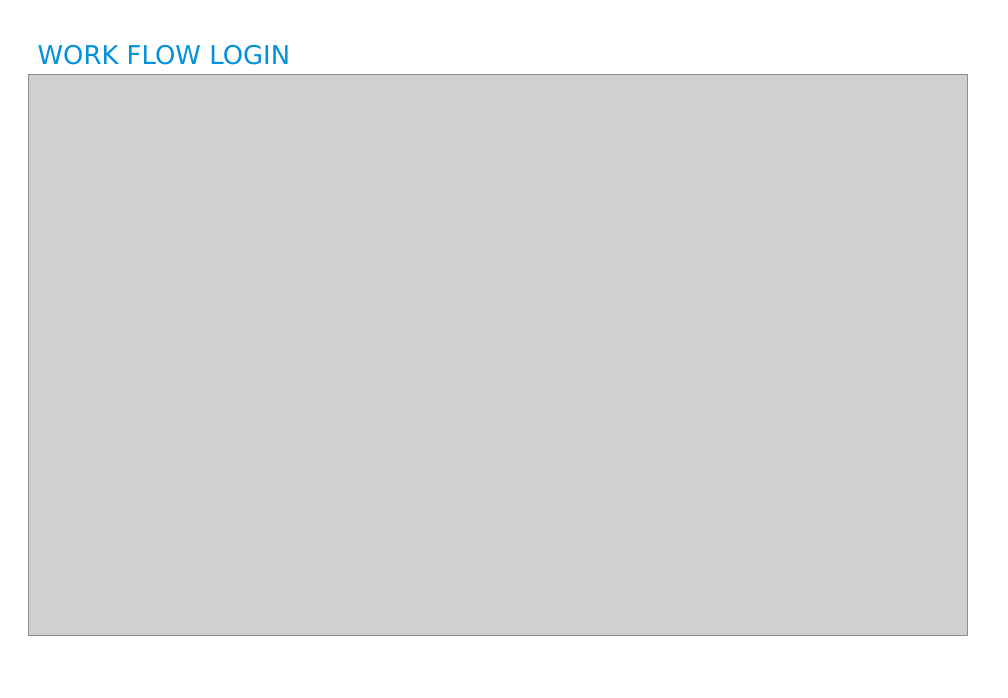
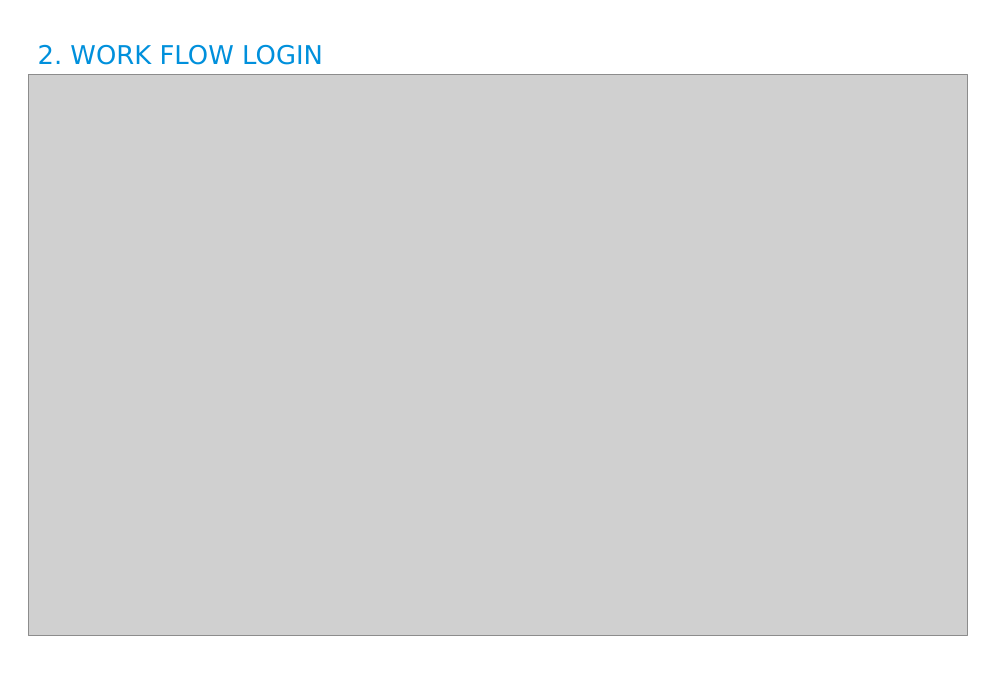
Before and after one commit to harrismz/daily_output_frontend, a slide deck: slide 9 of Work Instuction.ppt (slide 7 before the commit). Drawn at 1008x698 pixels with LibreOffice and Linux fonts; fonts in the diff are those of the drawing; grey boxes stand for pictures; background and template pictures are left out. Boxes give left, top, right and bottom in pixels: in the first picture for what was removed or moved away, otherwise in the second. Text is boxed around its words. In the diff, an @@ line names an element or a change of style, - is before the commit and + after.

```diff
--- a/Work Instuction.ppt
+++ b/Work Instuction.ppt
@@ title at <box>38,44,323,65</box>: text changed @@
-WORK FLOW LOGIN
+2. WORK FLOW LOGIN
```
Also in this commit, not shown: 9 other slides changed, 4 slides added, 1 slide removed, 2 other files.
